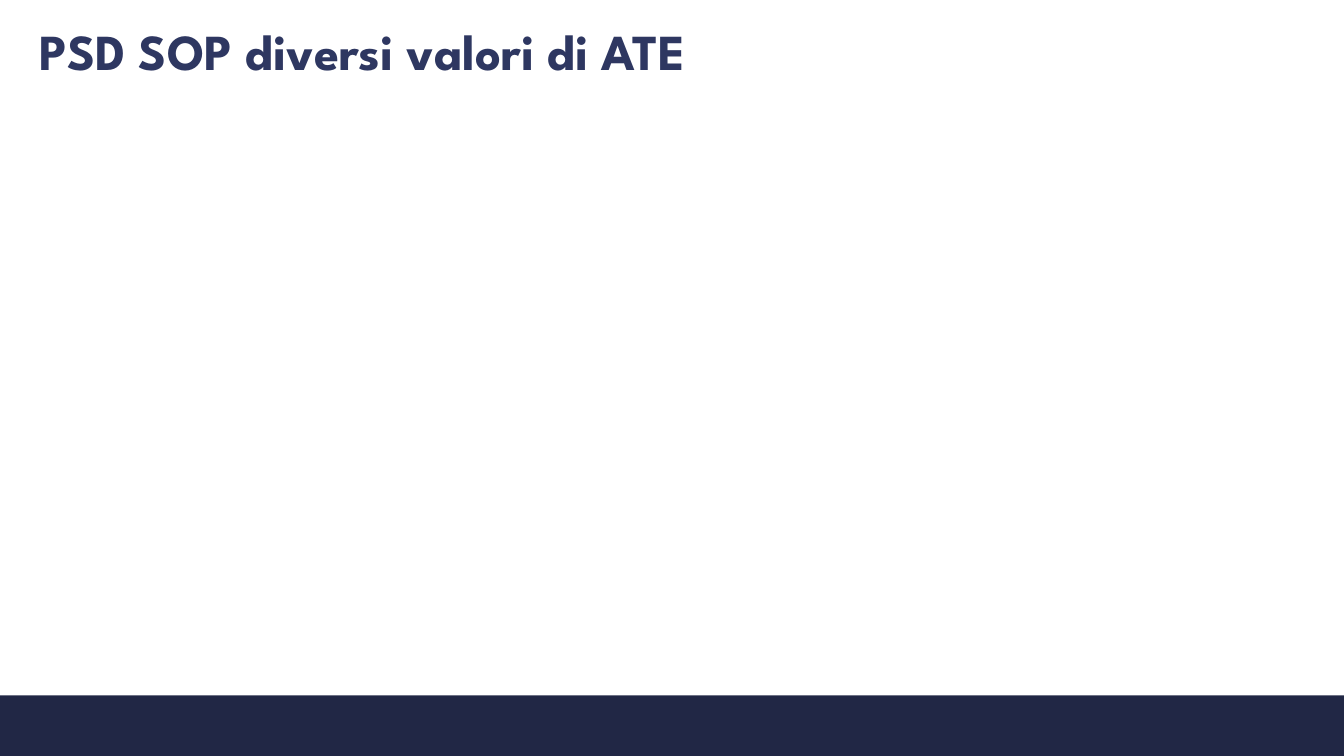
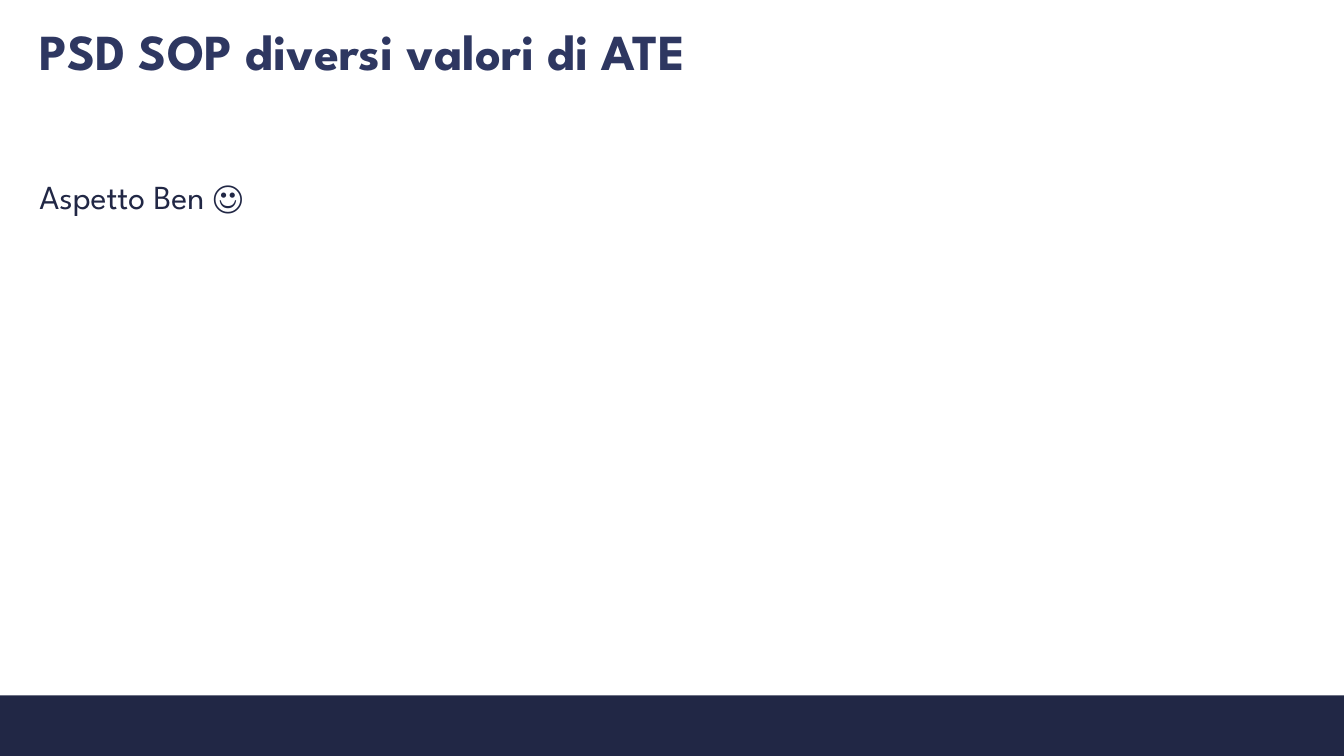
Before and after one commit to s347960/Presentazione, a slide deck: slide 9 of Presentazione_07_09 (1).pptx. Drawn at 1344x756 pixels with LibreOffice and Linux fonts; fonts in the diff are those of the drawing; background and template pictures are left out. Boxes give left, top, right and bottom in pixels: in the first picture for what was removed or moved away, otherwise in the second. Text is boxed around its words. In the diff, an @@ line names an element or a change of style, - is before the commit and + after.

```diff
--- a/Presentazione_07_09 (1).pptx
+++ b/Presentazione_07_09 (1).pptx
@@ text added at [39,186,205,216], 24 pt, text #212745 @@
+Aspetto Ben ☺
```
Also in this commit, not shown: 3 other slides changed, 9 slides added, 2 slides removed, 1 other file.
